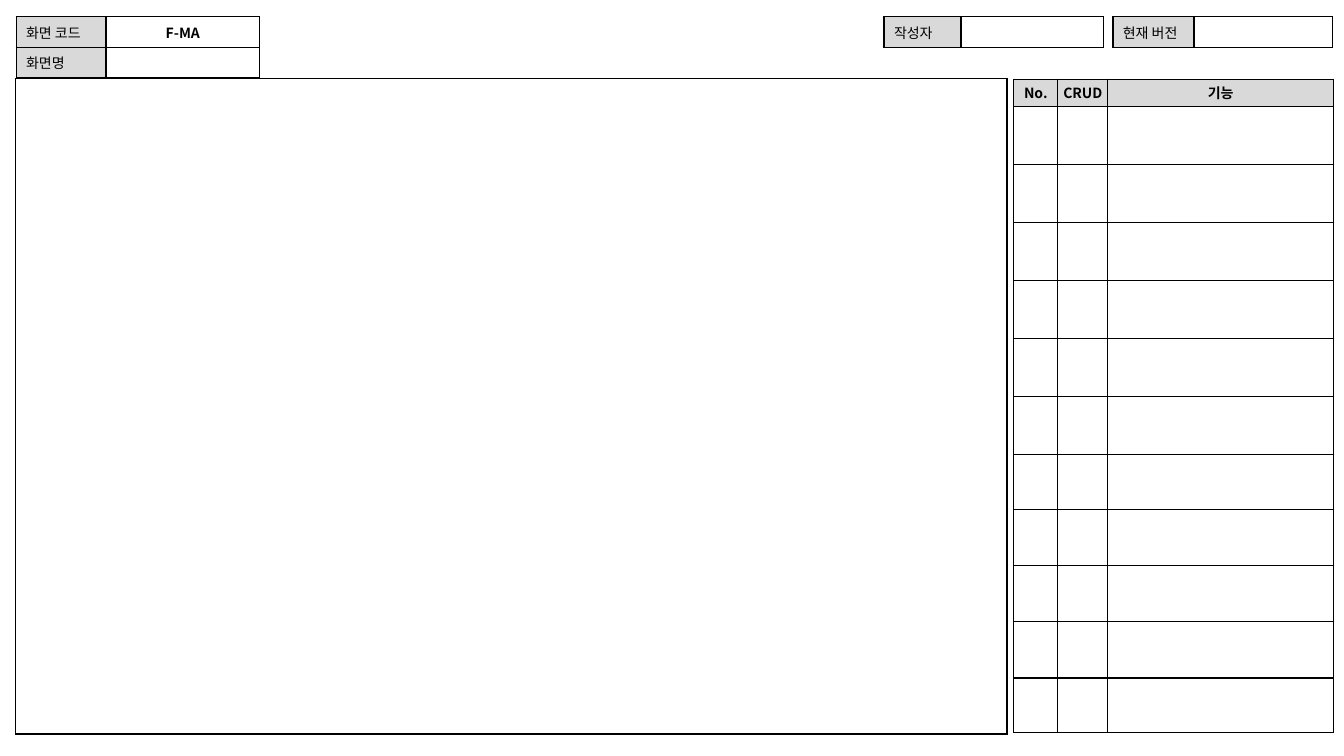
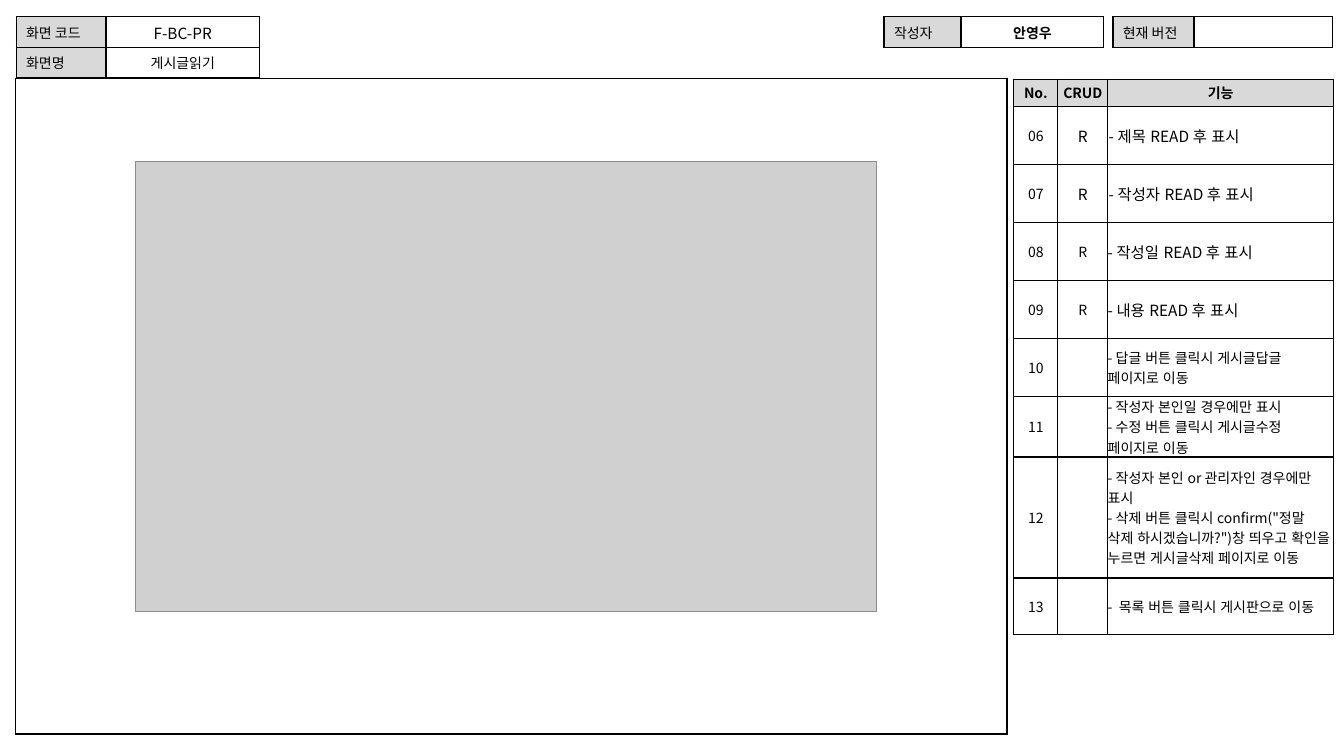
Before and after one commit to index506/cosmo6th_3thGroup, a slide deck: slide 7 of Text/02.화면설계도/0916_영우 화면설계서 ver2.pptx. Drawn at 1344x756 pixels with LibreOffice and Linux fonts; fonts in the diff are those of the drawing; grey boxes stand for pictures. Boxes give left, top, right and bottom in pixels: in the first picture for what was removed or moved away, otherwise in the second. Text is boxed around its words. In the diff, an @@ line names an element or a change of style, - is before the commit and + after.

```diff
--- a/Text/02.화면설계도/0916_영우 화면설계서 ver2.pptx
+++ b/Text/02.화면설계도/0916_영우 화면설계서 ver2.pptx
@@ table at (16, 17, 259, 73) @@
-row 1, column 2: F-MA
+row 1, column 2: F-BC-PR
-row 2, column 2: 
+row 2, column 2: 게시글읽기
@@ table at (884, 17, 1104, 44) @@
-row 1, column 2: 
+row 1, column 2: 안영우
@@ table at (1014, 80, 1335, 617) @@
-row 2:  |  | 
-row 3:  |  | 
-row 4:  |  | 
-row 5:  |  | 
-row 6:  |  | 
-row 7:  |  | 
-row 8:  |  | 
-row 9:  |  | 
-row 10:  |  | 
-row 11:  |  | 
-row 12:  |  | 
+row 2: 06 | R | - 제목 READ 후 표시
+row 3: 07 | R | - 작성자 READ 후 표시
+row 4: 08 | R | - 작성일 READ 후 표시
+row 5: 09 | R | - 내용 READ 후 표시
+row 6: 10 |  | - 답글 버튼 클릭시 게시글답글 페이지로 이동
+row 7: 11 |  | - 작성자 본인일 경우에만 표시 / - 수정 버튼 클릭시 게시글수정 페이지로 이동
+row 8: 12 |  | - 작성자 본인 or 관리자인 경우에만 표시 / - 삭제 버튼 클릭시 confirm("정말 삭제 하시겠습니까?")창 띄우고 확인을 누르면 게시글삭제 페이지로 이동
+row 9: 13 |  | - 목록 버튼 클릭시 게시판으로 이동
@@ picture added at (135, 161, 876, 612) @@
```
Also in this commit, not shown: 9 other slides changed, 1 slide removed, 6 other files.
